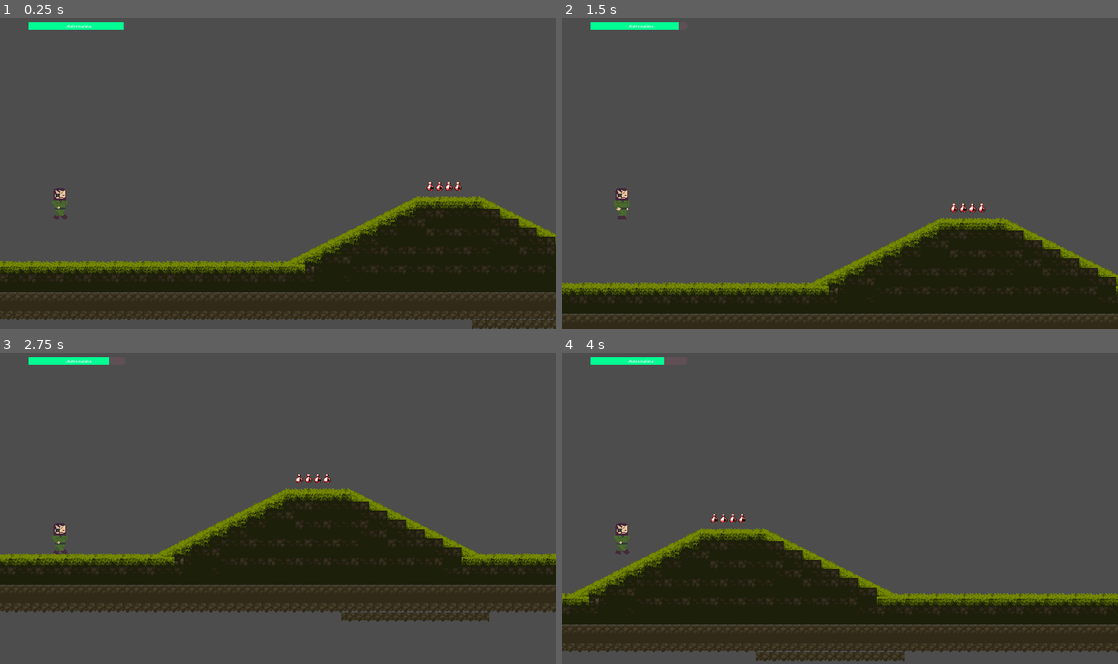
Above: before the commit, frames 1-4 (two rows, left to right).
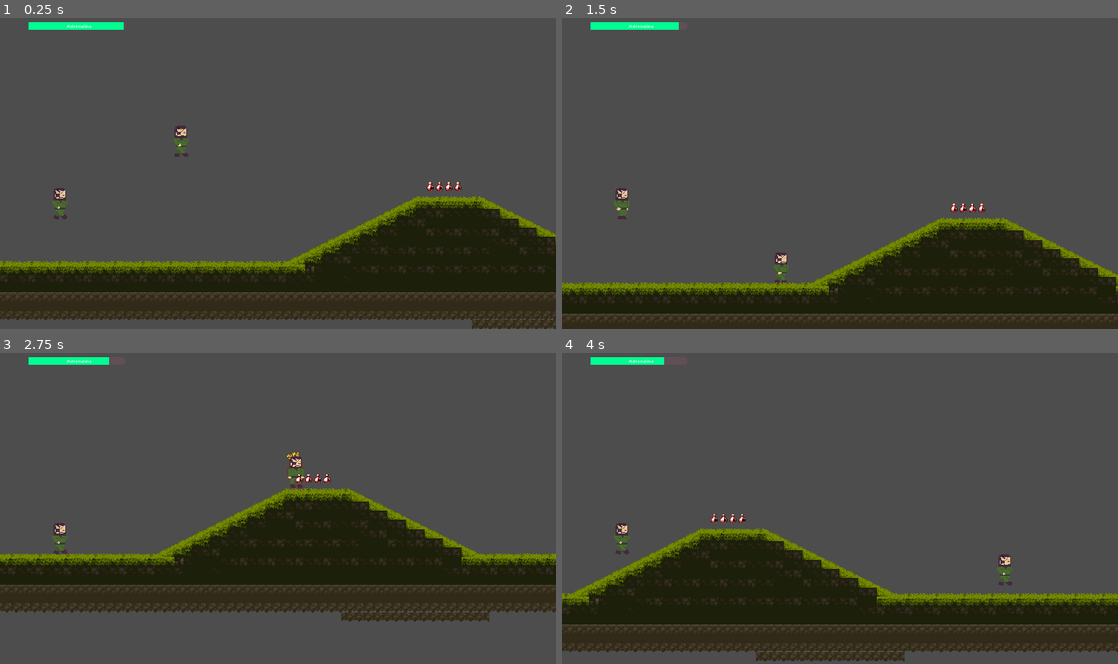
Above: after the commit, the same moments.

Repository: JuanGdev/Autum-Tavern-Game-Jam-2023
Game: Godot game, scene res://Bar_Testmap/test_bar.tscn
Two runs of this game, one before a commit and one after it. Both use one fixed random seed, a clock stepped at 60 frames per second and the inputs below. This scene is started directly instead of the project's main scene.
Inputs:
- Up to frame 1 (0.25 s): no input
- Up to frame 2 (1.5 s): tap Enter (ui_accept) at 0.5 s; hold Right (ui_right) from 0.53 s (still down); tap Space (jump) at 0.77 s
- Up to frame 3 (2.75 s): tap Space (jump) at 1.52 s; release Right (ui_right) at 2.03 s; hold Left (ui_left) from 2.03 s (still down)
- Up to frame 4 (4 s): release Left (ui_left) at 2.78 s; hold Right (ui_right) from 2.78 s (still down); tap Space (jump) at 3.02, 3.77 s

The runs differ from the first frame. In frame 1, 0.2% of the frame differs, in the area x 31-34%, y 34-45%; in frame 2, 0.2%; in frame 3, 0.3%, in the area x 51-55%, y 31-44%; in frame 4, 0.2%.

Commit message:
Revert "removed double snake"
This reverts commit aea71c185c357653ede351d20fbfaf8540f50b72.

Diff:
--- a/Bar_Testmap/test_bar.tscn
+++ b/Bar_Testmap/test_bar.tscn
@@ -1485,6 +1485,9 @@
 [node name="Daredevil" parent="Node2D" instance=ExtResource("2_83b7c")]
 position = Vector2(-776, 348)
 
+[node name="Daredevil" parent="Node2D/Daredevil" instance=ExtResource("2_83b7c")]
+position = Vector2(207, -131)
+
 [node name="TileMap" type="TileMap" parent="Node2D"]
 y_sort_enabled = true
 tile_set = SubResource("TileSet_5he67")
Not shown: 1 places in Bar_Testmap/test_bar.tscn that only renumber resources
Not shown: 1 places in debug_physics_test_map/test_map.tscn that only renumber resources
